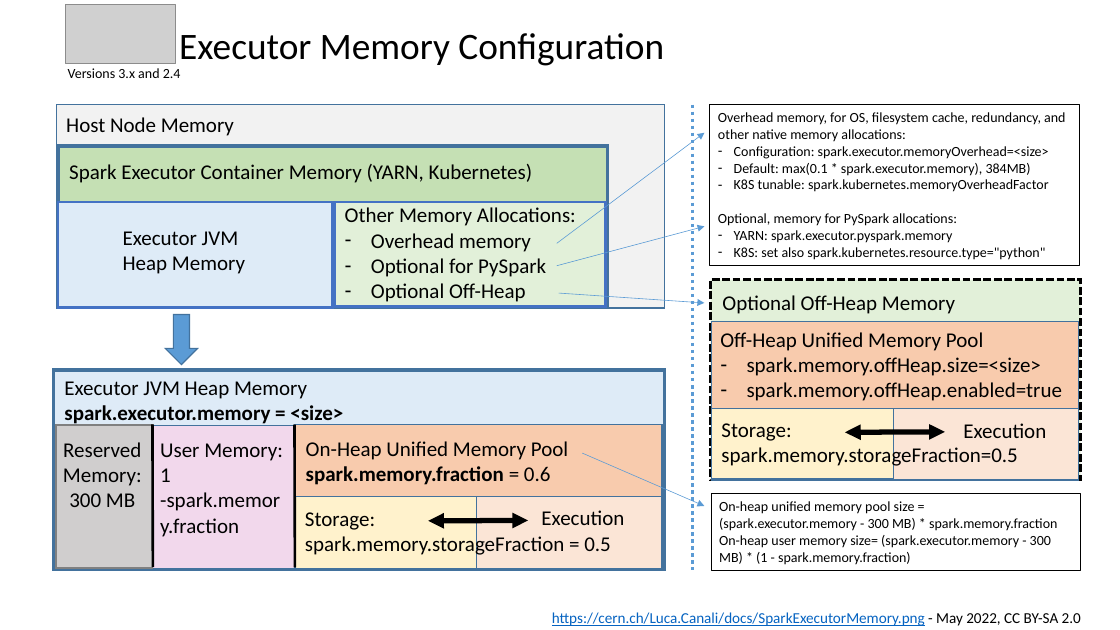
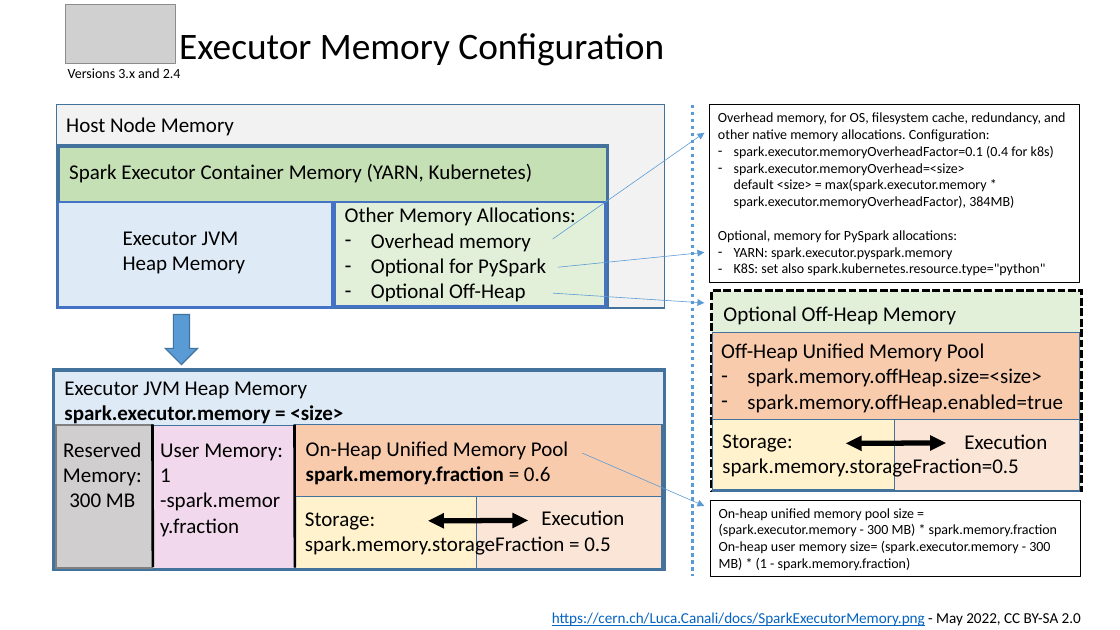
Before and after one commit to LucaCanali/Miscellaneous, a slide deck: slide 1 of Spark_Notes/SparkExecutorMemory.pptx. Drawn at 1120x630 pixels with LibreOffice and Linux fonts; fonts in the diff are those of the drawing; grey boxes stand for pictures. Boxes give left, top, right and bottom in pixels: in the first picture for what was removed or moved away, otherwise in the second. Text is boxed around its words. In the diff, an @@ line names an element or a change of style, - is before the commit and + after.

Commit message:
updated memory diagram

```diff
--- a/Spark_Notes/SparkExecutorMemory.pptx
+++ b/Spark_Notes/SparkExecutorMemory.pptx
@@ line moved from (693, 104) - (693, 571) to (693, 104) - (693, 576) @@
@@ rectangle "Overhead memory, for OS, filesystem ...": place and size @@
-rectangle "Overhead memory, for OS, filesystem ..." at box(710, 105, 1080, 266)
+rectangle "Overhead memory, for OS, filesystem ..." at box(710, 105, 1080, 283)
@@ text in rectangle at box(718, 112, 1065, 209): text changed @@
-Overhead memory, for OS, filesystem cache, redundancy, and other native memory allocations:
-– Configuration: spark.executor.memoryOverhead=<size>
-– Default: max(0.1 * spark.executor.memory), 384MB)
-– K8S tunable: spark.kubernetes.memoryOverheadFactor
+Overhead memory, for OS, filesystem cache, redundancy, and other native memory allocations. Configuration:
+– spark.executor.memoryOverheadFactor=0.1 (0.4 for k8s)
+– spark.executor.memoryOverhead=<size>
+  default <size> = max(spark.executor.memory * spark.executor.memoryOverheadFactor), 384MB)
@@ arrow moved from (557, 244) - (705, 133) to (553, 239) - (705, 133) @@
@@ arrow moved from (557, 266) - (705, 227) to (558, 267) - (705, 252) @@
@@ arrow moved from (559, 293) - (705, 303) to (553, 293) - (705, 303) @@
@@ 4 texts, 4 rectangles, 1 double arrow: place and size @@
-4 texts, 4 rectangles, 1 double arrow at box(711, 280, 1081, 481)
+4 texts, 4 rectangles, 1 double arrow at box(712, 291, 1082, 492)
@@ rectangle "On-heap unified memory pool size ...": place and size @@
-rectangle "On-heap unified memory pool size ..." at box(711, 494, 1081, 571)
+rectangle "On-heap unified memory pool size ..." at box(711, 500, 1081, 576)
```
